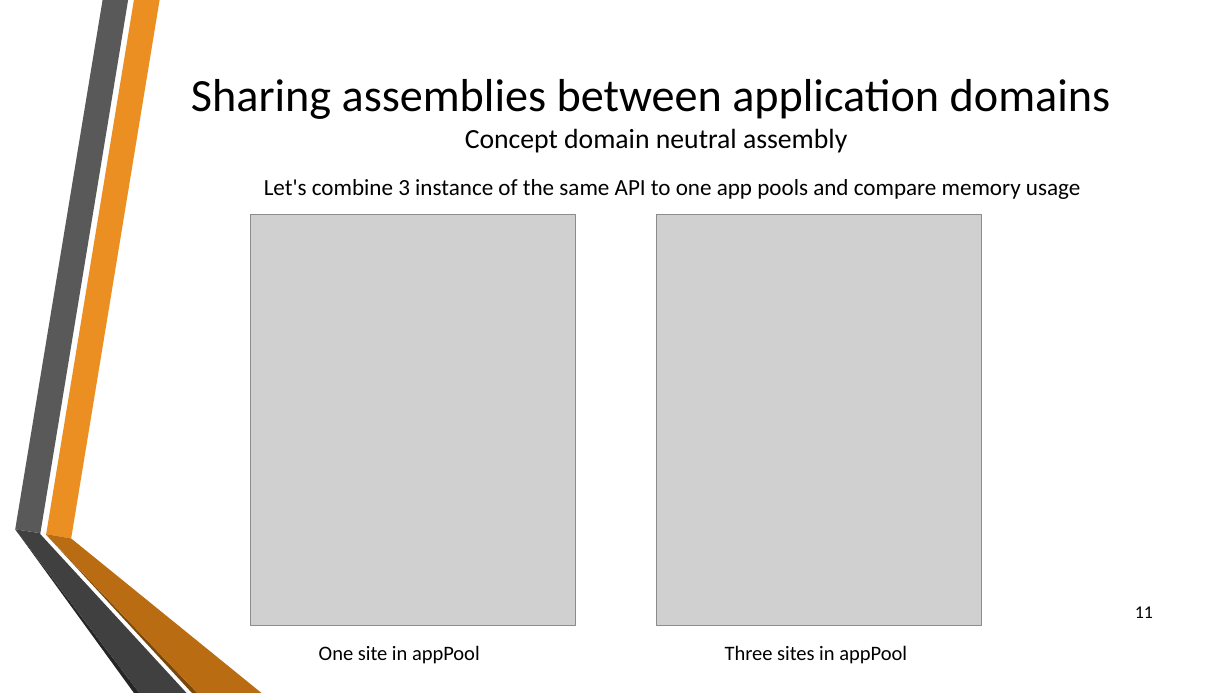
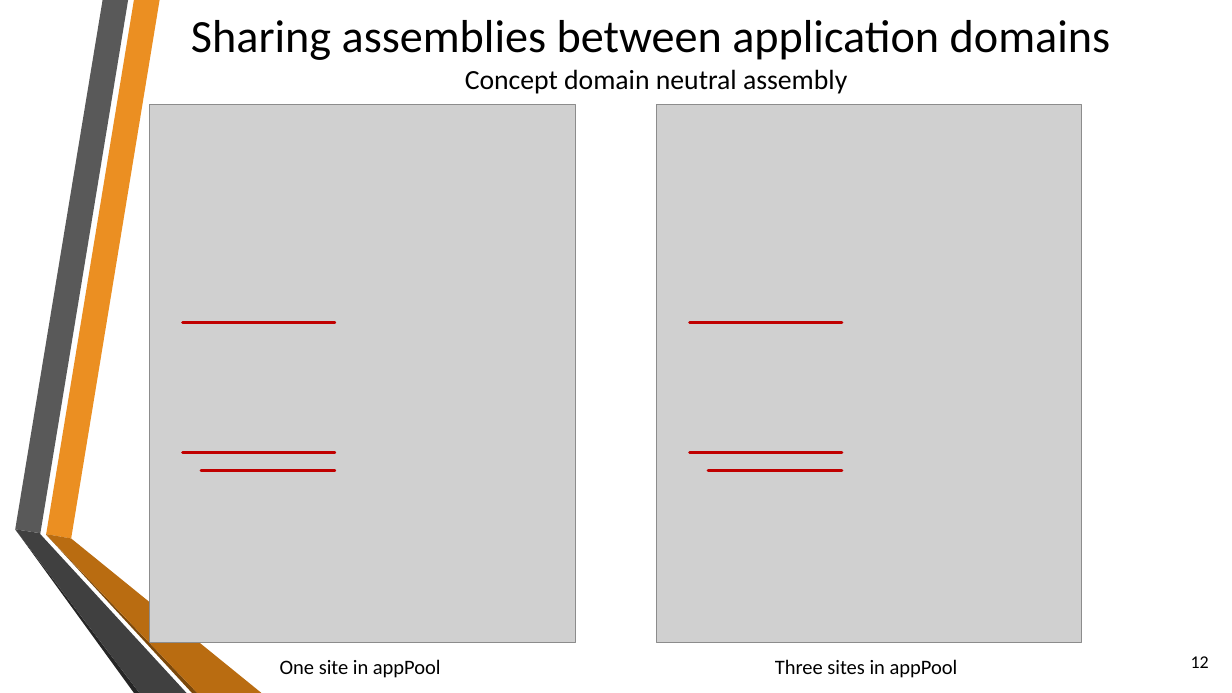
Before and after one commit to sflusov/IISSharingAssemblies, a slide deck: slide 12 of presentation/Sharing common assemblies.pptx (slide 11 before the commit). Drawn at 1232x693 pixels with LibreOffice and Linux fonts; fonts in the diff are those of the drawing; grey boxes stand for pictures; background and template pictures are left out. Boxes give left, top, right and bottom in pixels: in the first picture for what was removed or moved away, otherwise in the second. Text is boxed around its words. In the diff, an @@ line names an element or a change of style, - is before the commit and + after.

```diff
--- a/presentation/Sharing common assemblies.pptx
+++ b/presentation/Sharing common assemblies.pptx
@@ title "Sharing assemblies between application domains ...": place and size @@
-title "Sharing assemblies between application domains ..." at [191,79,1110,153]
+title "Sharing assemblies between application domains ..." at [191,20,1110,94]
@@ picture: place and size @@
-picture at [250,214,576,626]
+picture at [150,104,576,642]
@@ picture: place and size @@
-picture at [656,214,982,626]
+picture at [656,104,1082,642]
@@ text removed at [264,179,1080,199] @@
-Let's combine 3 instance of the same API to one app pools and compare memory usage
@@ line added from (183, 323) to (335, 323), #C00000 2 pt @@
@@ line added from (689, 323) to (842, 323), #C00000 2 pt @@
@@ line added from (183, 453) to (335, 453), #C00000 2 pt @@
@@ line added from (201, 470) to (335, 470), #C00000 2 pt @@
@@ line added from (689, 453) to (842, 453), #C00000 2 pt @@
@@ line added from (708, 470) to (842, 470), #C00000 2 pt @@
@@ text "One site in appPool": place and size @@
-text "One site in appPool" at [319,645,480,664]
+text "One site in appPool" at [280,659,441,678]
@@ text "Three sites in appPool": place and size @@
-text "Three sites in appPool" at [725,645,907,664]
+text "Three sites in appPool" at [775,659,958,678]
@@ page number at [1191,656,1209,668]: text changed @@
-11
+12
```
Also in this commit, not shown: 11 other slides changed, 3 slides added.
